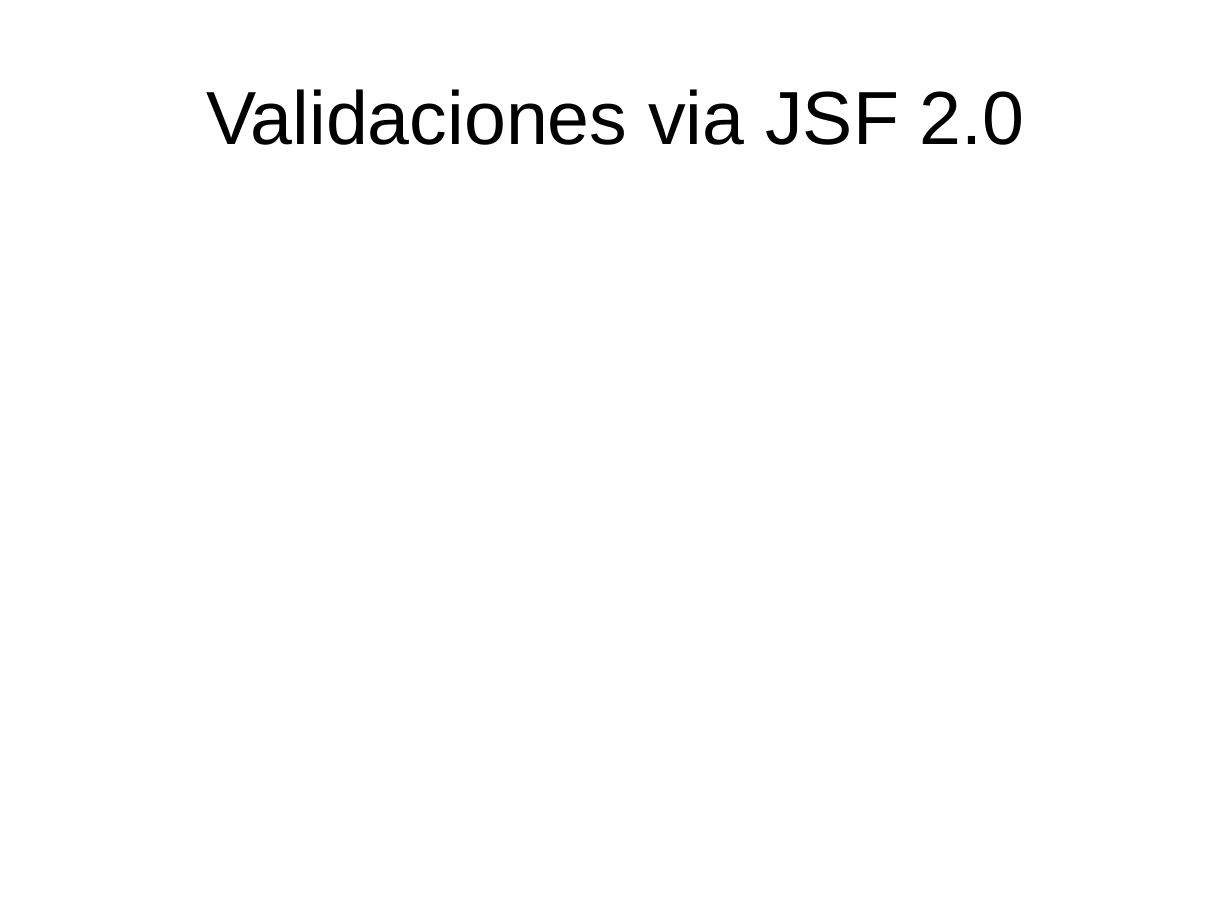
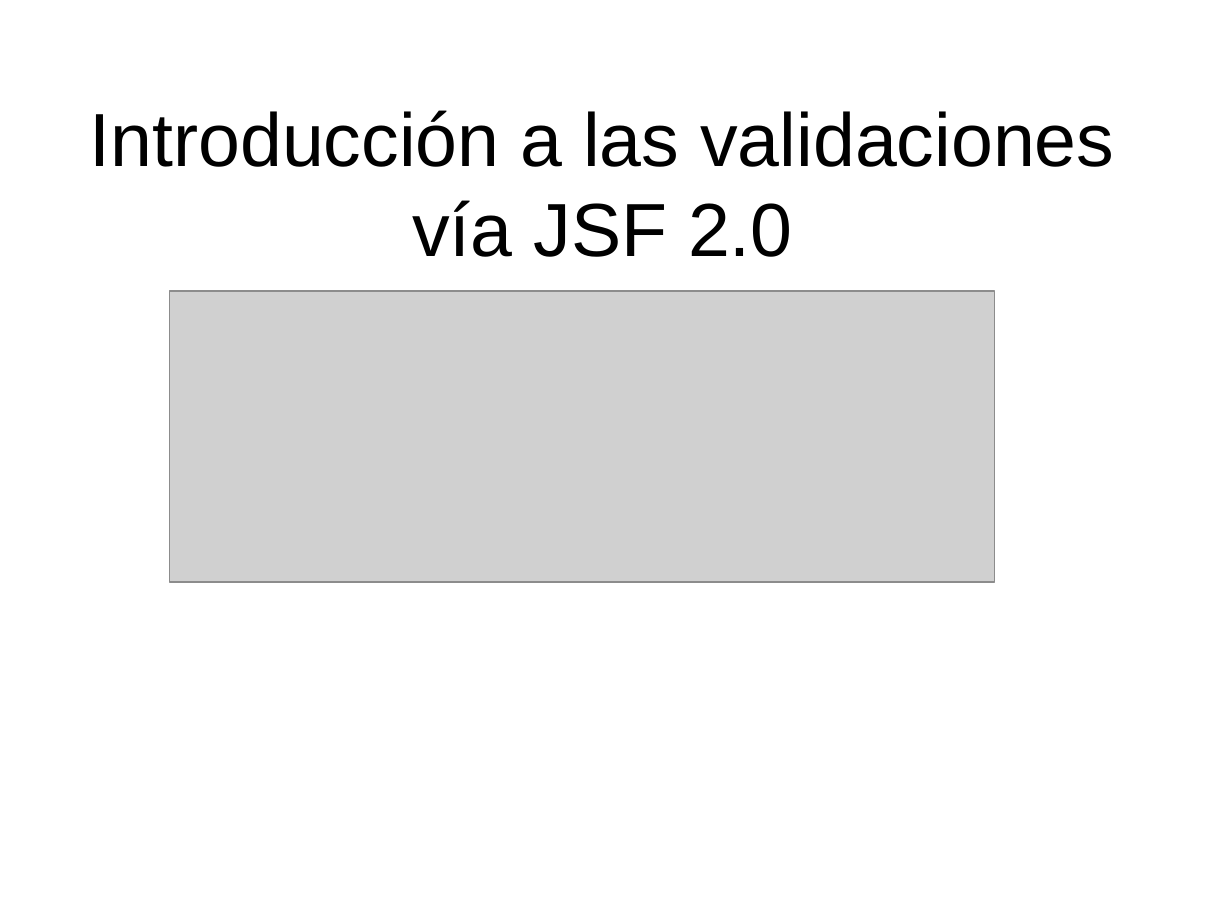
Before and after one commit to gros777/JAWorkspace, a slide deck: slide 32 of PresentacionJavaAvanzado.odp. Drawn at 1232x924 pixels with LibreOffice and Linux fonts; fonts in the diff are those of the drawing; grey boxes stand for pictures; background and template pictures are left out. Boxes give left, top, right and bottom in pixels: in the first picture for what was removed or moved away, otherwise in the second. Text is boxed around its words. In the diff, an @@ line names an element or a change of style, - is before the commit and + after.

```diff
--- a/PresentacionJavaAvanzado.odp
+++ b/PresentacionJavaAvanzado.odp
@@ title at [90,110,1114,257]: text changed @@
-Validaciones via JSF 2.0
+Introducción a las validaciones vía JSF 2.0
@@ picture added at [170,291,994,582] @@
```
Also in this commit, not shown: 2 other slides changed, 1 slide removed, 4 other files.
